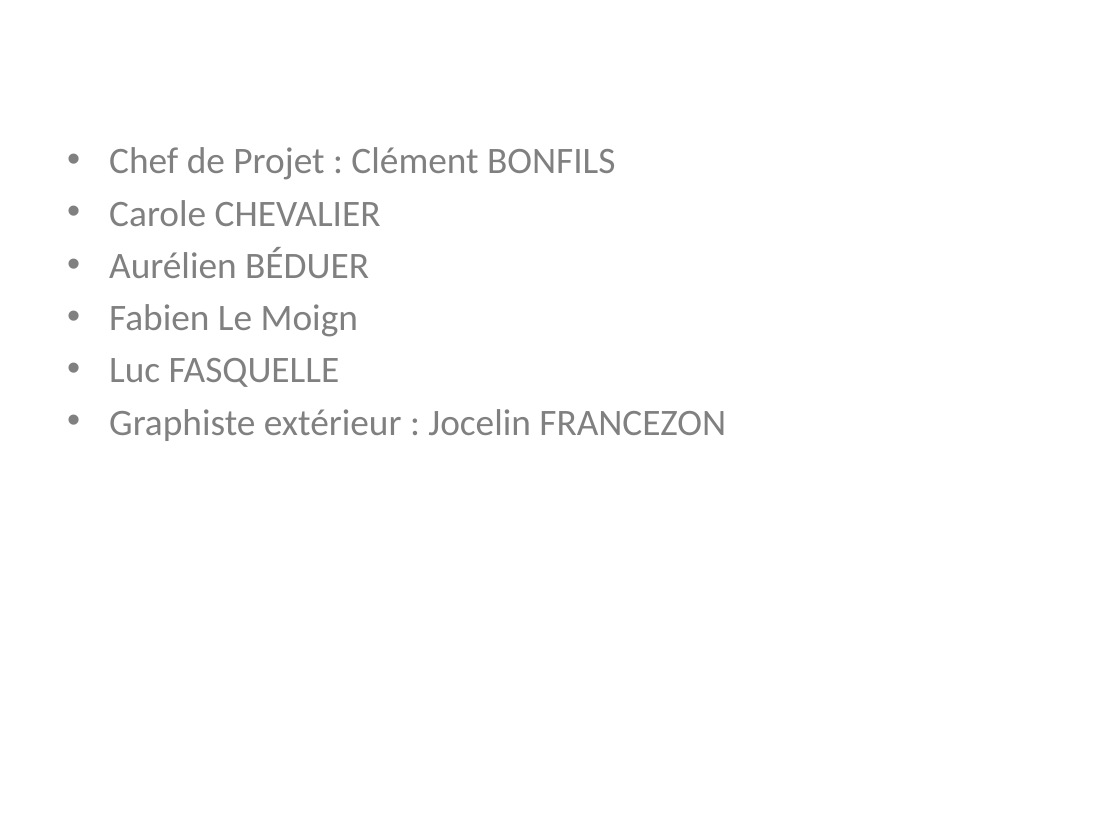
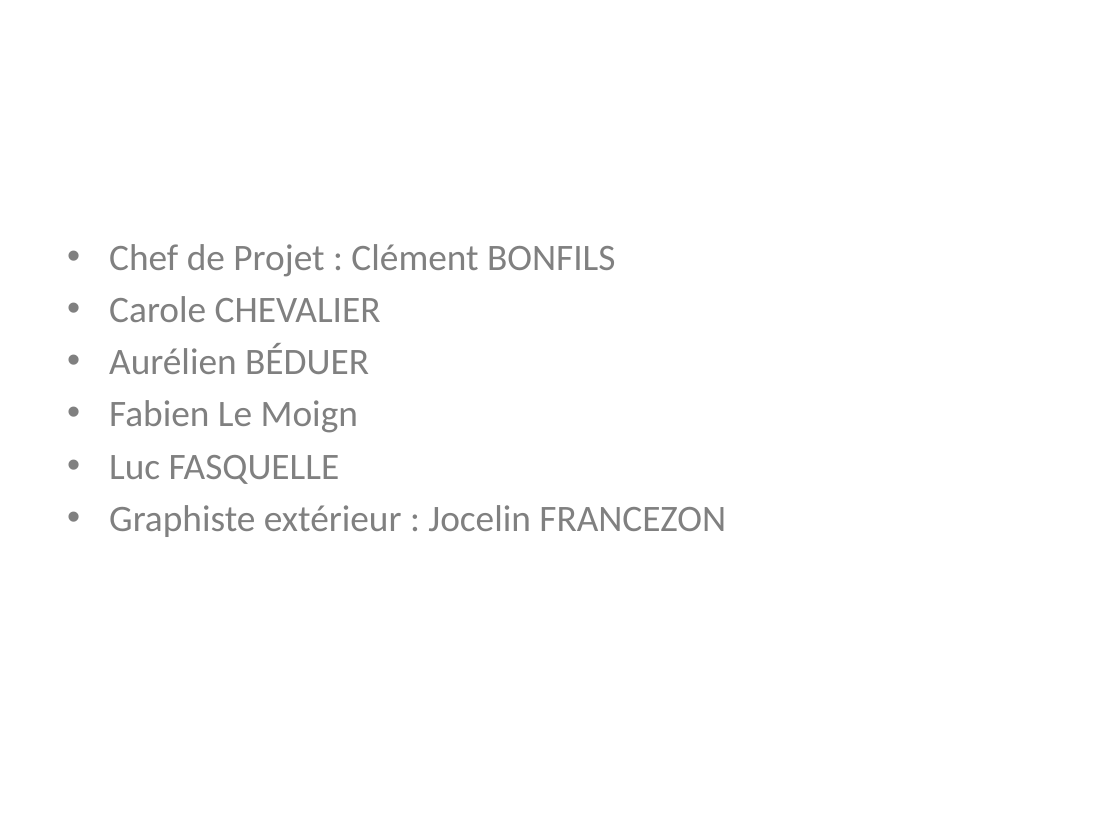
Before and after one commit to Riges/eip-silverlight, a slide deck: slide 3 of Docs/eip 10.09.11/myNETwork.pptx. Drawn at 1120x840 pixels with LibreOffice and Linux fonts; fonts in the diff are those of the drawing; background and template pictures are left out. Boxes give left, top, right and bottom in pixels: in the first picture for what was removed or moved away, otherwise in the second. Text is boxed around its words. In the diff, an @@ line names an element or a change of style, - is before the commit and + after.

```diff
--- a/Docs/eip 10.09.11/myNETwork.pptx
+++ b/Docs/eip 10.09.11/myNETwork.pptx
@@ text "Chef de Projet : Clément ...": place and size @@
-text "Chef de Projet : Clément ..." at (109, 147, 726, 441)
+text "Chef de Projet : Clément ..." at (109, 244, 726, 537)
```
Also in this commit, not shown: 3 other slides changed, 2 slides added, 1 slide removed, 4 other files.
